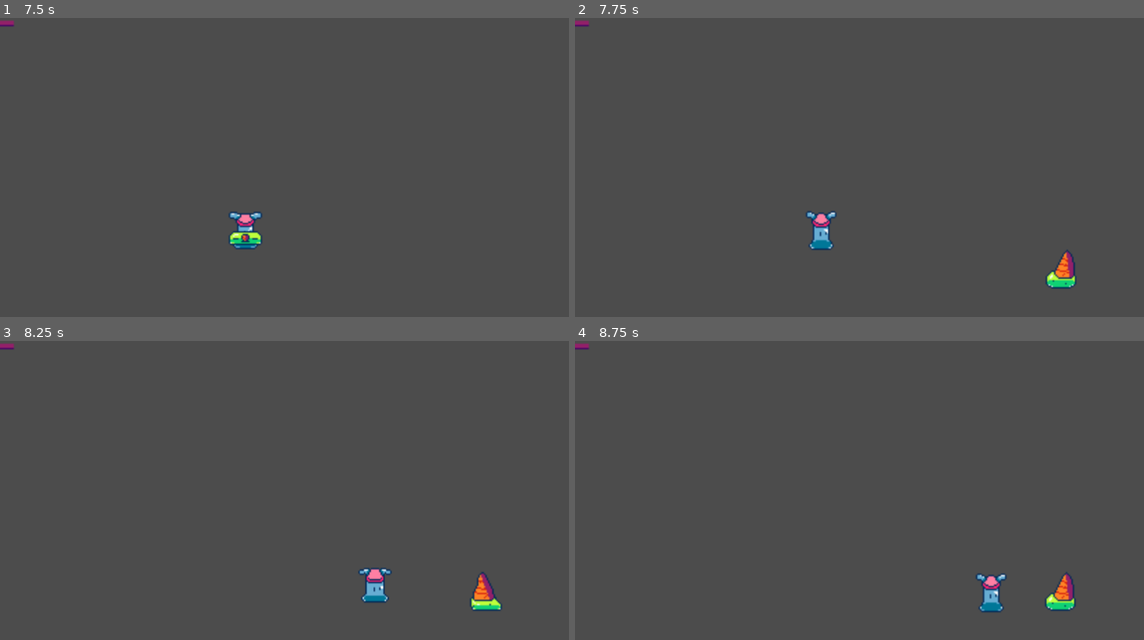
Above: before the commit, frames 1-4 (two rows, left to right).
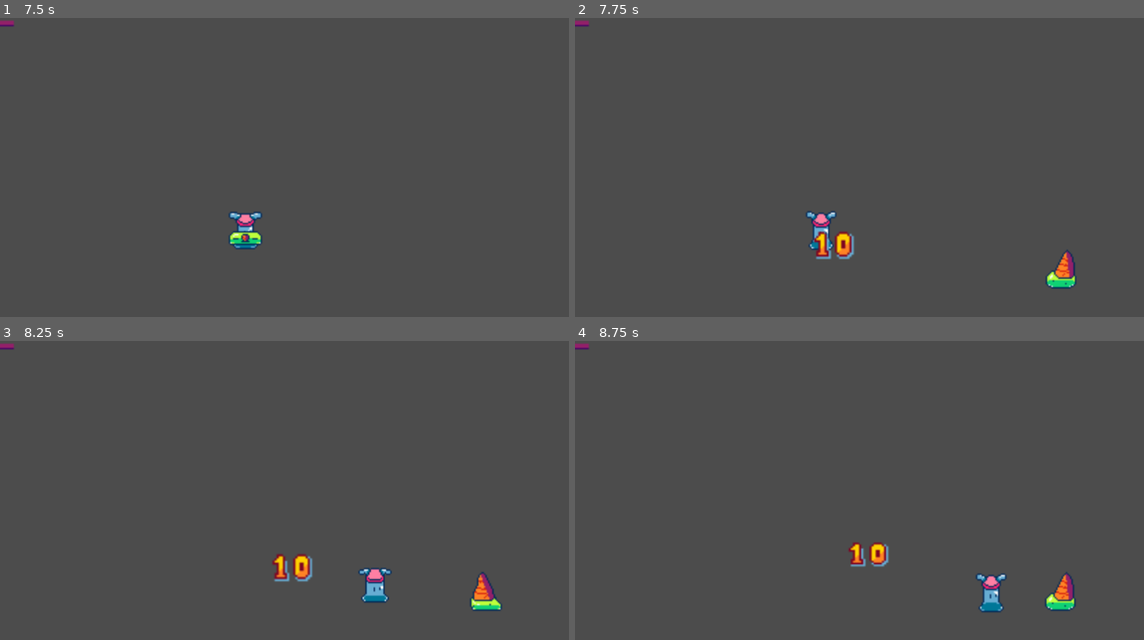
Above: after the commit, the same moments.

Repository: etherware-novice/slime-godot-game
Game: Godot game, scene res://Main.tscn
The game is run twice, just before and just after one commit, with the same random seed, the same clock (stepped at 60 frames per second) and the same inputs.
Inputs:
- Up to frame 1 (7.5 s): hold Right (ui_right) 0.53-1.28 s; hold Right (ui_right) 2.03-3.53 s; hold Right (ui_right) from 5.78 s (still down)
- Up to frame 2 (7.75 s): keep holding Right (ui_right)
- Up to frame 3 (8.25 s): release Right (ui_right) at 8.03 s
- Up to frame 4 (8.75 s): no input

Frame 1 is identical in both runs. In frame 2, 0.5% of the frame differs, in the area x 41-50%, y 71-81%; in frame 3, 0.5%; in frame 4, 0.4%.

Commit message:
now they have hp

Diff:
--- a/HUD.gd
+++ b/HUD.gd
@@ -36,9 +36,16 @@
 	yield($despawn, "timeout")
 	newbar.queue_free()
 
-
-func _on_icecream_damage_num(damage, pos):
+func new_damage_num(damage, pos):
 	var damage_instance = damage_num.instance()
 	add_child(damage_instance)
 	damage_instance.update_number(damage, pos)
 	pass # Replace with function body.
+
+func _on_icecream_damage_num(damage, pos):
+	new_damage_num(damage, pos)
+
+
+
+func _on_beanie_damage_num(damage, pos):
+	new_damage_num(damage, pos)
--- a/Main.gd
+++ b/Main.gd
@@ -17,6 +17,7 @@
 
 
 func next_turn():
+	print("next turn")
 	var attack_pos = $icecream.position
 	attack_pos.x -= 100
 	turnorder[turnindex].do_attack(attack_pos)
@@ -48,6 +49,7 @@
 
 
 func _endturn():
+	print("end turn")
 	turnindex += 1
 	if turnindex >= turnorder.size():
 		turnindex = 0
--- a/Main.tscn
+++ b/Main.tscn
@@ -24,7 +24,9 @@
 
 [connection signal="attack" from="beanie" to="." method="_on_beanie_attack"]
 [connection signal="attack" from="beanie" to="icecream" method="_on_beanie_attack"]
+[connection signal="damage_num" from="beanie" to="HUD" method="_on_beanie_damage_num"]
 [connection signal="endturn" from="beanie" to="." method="_on_beanie_endturn"]
+[connection signal="attack" from="icecream" to="beanie" method="_on_icecream_attack"]
 [connection signal="damage_num" from="icecream" to="HUD" method="_on_icecream_damage_num"]
 [connection signal="endturn" from="icecream" to="." method="_on_icecream_endturn"]
 [connection signal="hp_update" from="icecream" to="HUD" method="_on_icecream_hp_update"]
--- a/beanie.gd
+++ b/beanie.gd
@@ -11,6 +11,7 @@
 
 signal attack(damage)
 signal endturn
+signal damage_num(damage, position)
 
 # Called when the node enters the scene tree for the first time.
 func _ready():
@@ -71,3 +72,9 @@
 	userinput = true
 	target = target_pos
 	pass # Replace with function body.
+
+
+
+func _on_icecream_attack(dmg):
+	emit_signal("damage_num", 10, position + Vector2(150, 50))
+	pass # Replace with function body.
--- a/icecream.gd
+++ b/icecream.gd
@@ -3,6 +3,8 @@
 signal hp_update(new_hp, max_hp, pos)
 signal damage_num(damage, position)
 signal endturn
+
+signal attack(dmg)
 
 var maxhp = 30
 var hp
@@ -73,6 +75,7 @@
 	$AnimatedSprite.animation = "idle"
 
 	get_node("/root/Main").screen_shake()
+	emit_signal("attack", 5)
 	position = ini
 
 	emit_signal("endturn")
